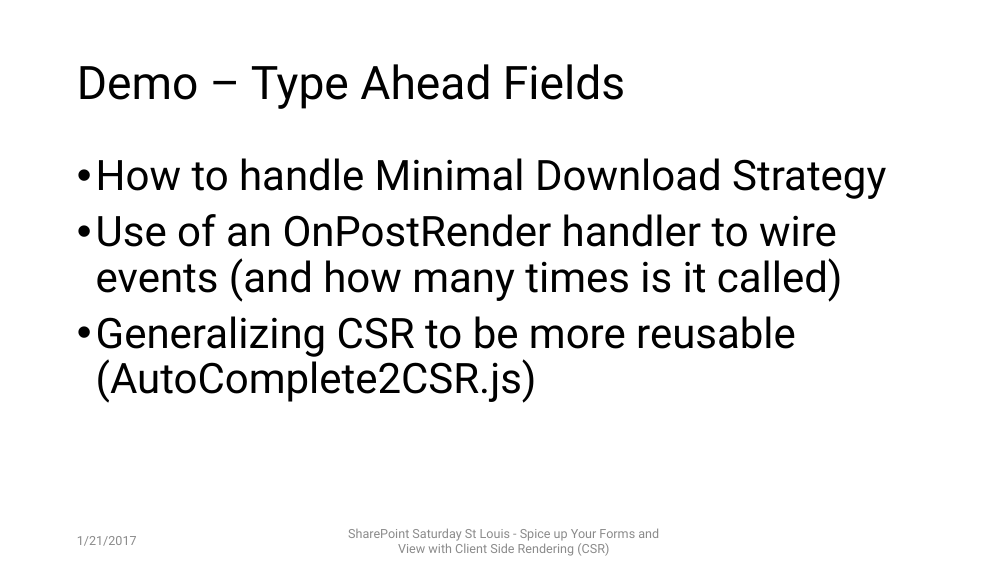
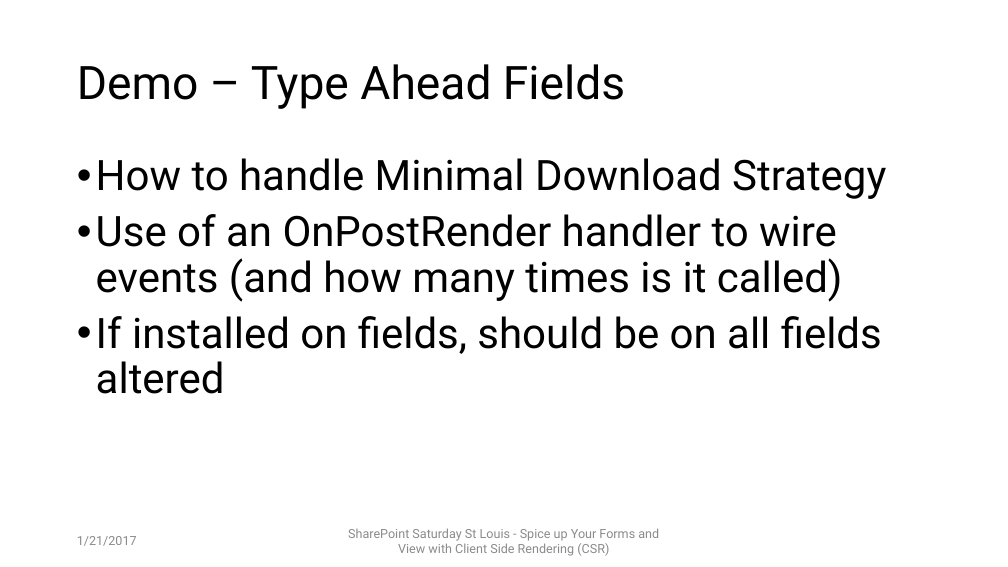
Before and after one commit to mcsheaj/CSRDemos, a slide deck: slide 9 of SPSSTL_CSR.pptx. Drawn at 1008x567 pixels with LibreOffice and Linux fonts; fonts in the diff are those of the drawing. Boxes give left, top, right and bottom in pixels: in the first picture for what was removed or moved away, otherwise in the second. Text is boxed around its words. In the diff, an @@ line names an element or a change of style, - is before the commit and + after.

```diff
--- a/SPSSTL_CSR.pptx
+++ b/SPSSTL_CSR.pptx
@@ text at box(96, 316, 882, 394): text changed @@
-• Generalizing CSR to be more reusable (AutoComplete2CSR.js)
+• If installed on fields, should be on all fields altered
```
Also in this commit, not shown: 2 other slides changed, 2 other files.
